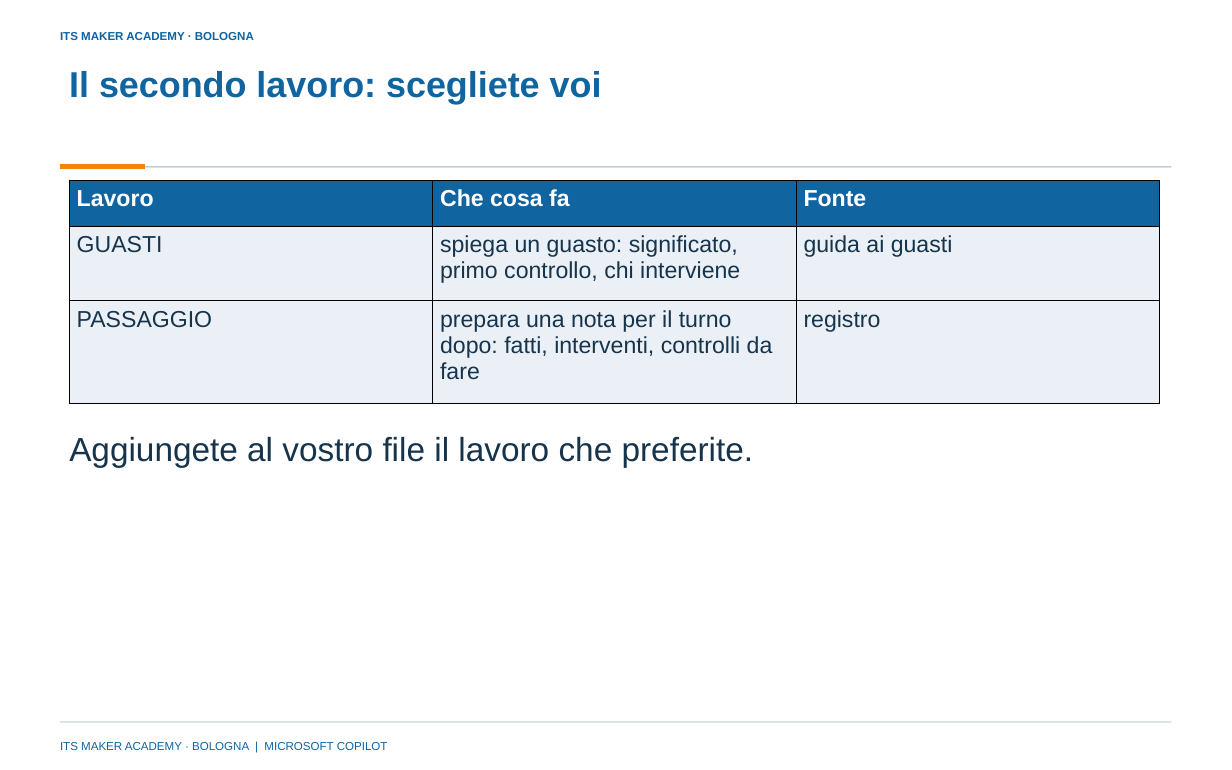
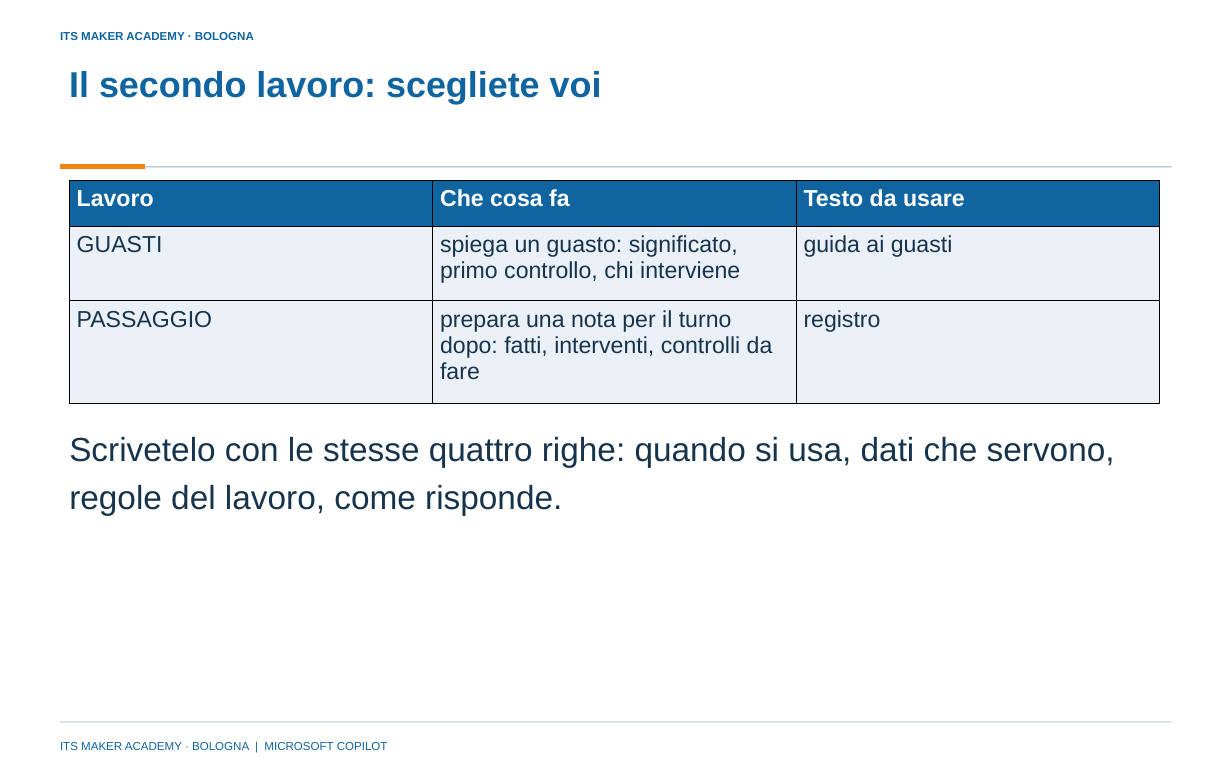
Before and after one commit to franzo9393/ITSCorso_UnslothStudio-Git, a slide deck: slide 30 of lezione 4 - reti neurali e agenti con orchestrazione/Lezione4_Reti_neurali_e_agenti_con_orchestrazione_ITS_MAKER.pptx (slide 22 before the commit). Drawn at 1232x770 pixels with LibreOffice and Linux fonts; fonts in the diff are those of the drawing; background and template pictures are left out. Boxes give left, top, right and bottom in pixels: in the first picture for what was removed or moved away, otherwise in the second. Text is boxed around its words. In the diff, an @@ line names an element or a change of style, - is before the commit and + after.

Commit message:
Lezione 4: seconda metà riscritta per la chiarezza (41 slide); regole di chiarezza didattica in AGENTS.md

```diff
--- a/lezione 4 - reti neurali e agenti con orchestrazione/Lezione4_Reti_neurali_e_agenti_con_orchestrazione_ITS_MAKER.pptx
+++ b/lezione 4 - reti neurali e agenti con orchestrazione/Lezione4_Reti_neurali_e_agenti_con_orchestrazione_ITS_MAKER.pptx
@@ table at <box>69,180,1159,404</box> @@
-row 1, column 3: Fonte
+row 1, column 3: Testo da usare
@@ text at <box>69,436,1115,515</box>: text changed @@
-Aggiungete al vostro file il lavoro che preferite.
+Scrivetelo con le stesse quattro righe: quando si usa, dati che servono, regole del lavoro, come risponde.
```
Also in this commit, not shown: 14 other slides changed, 12 slides added, 3 slides removed, 18 other files.
